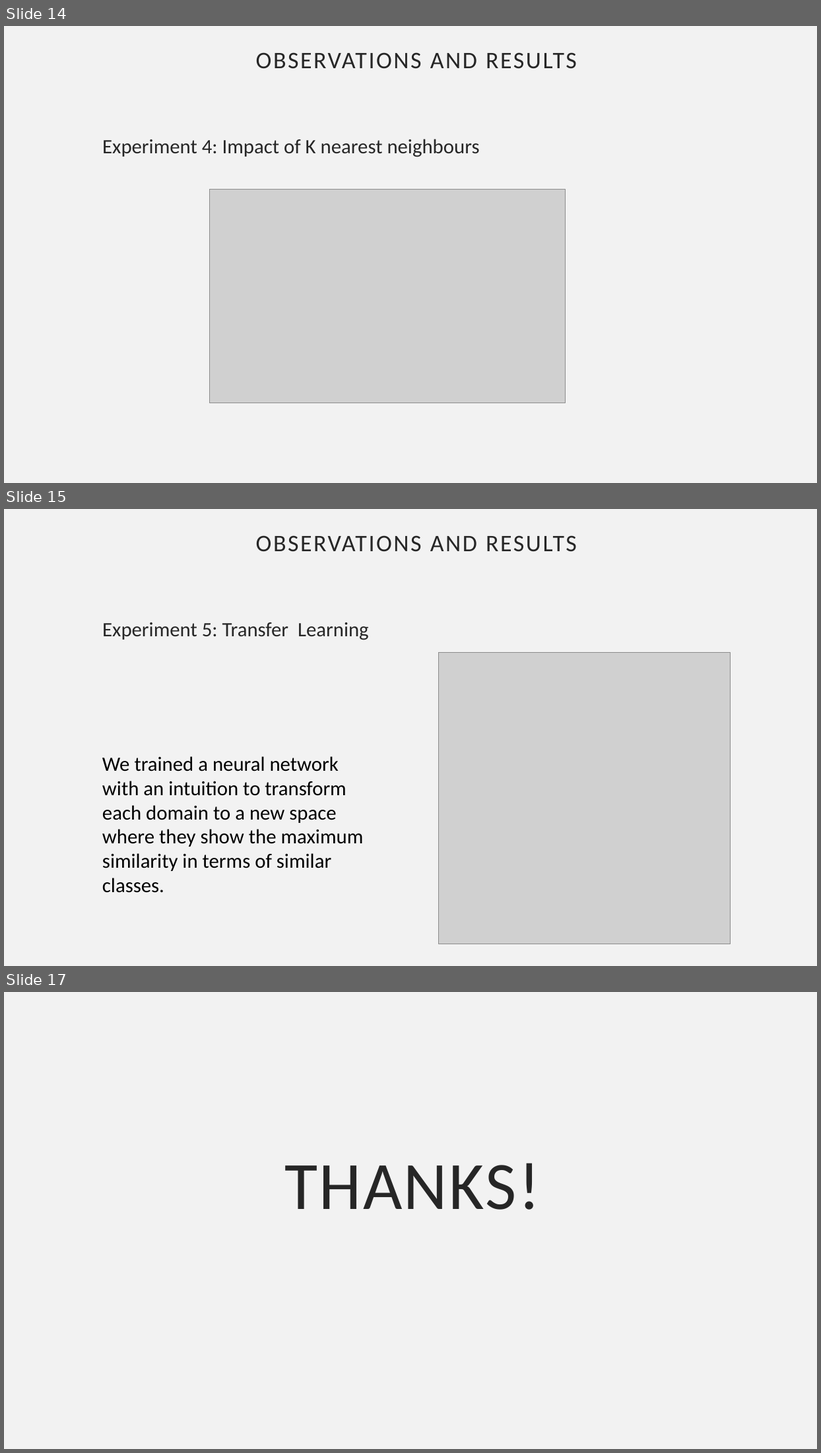
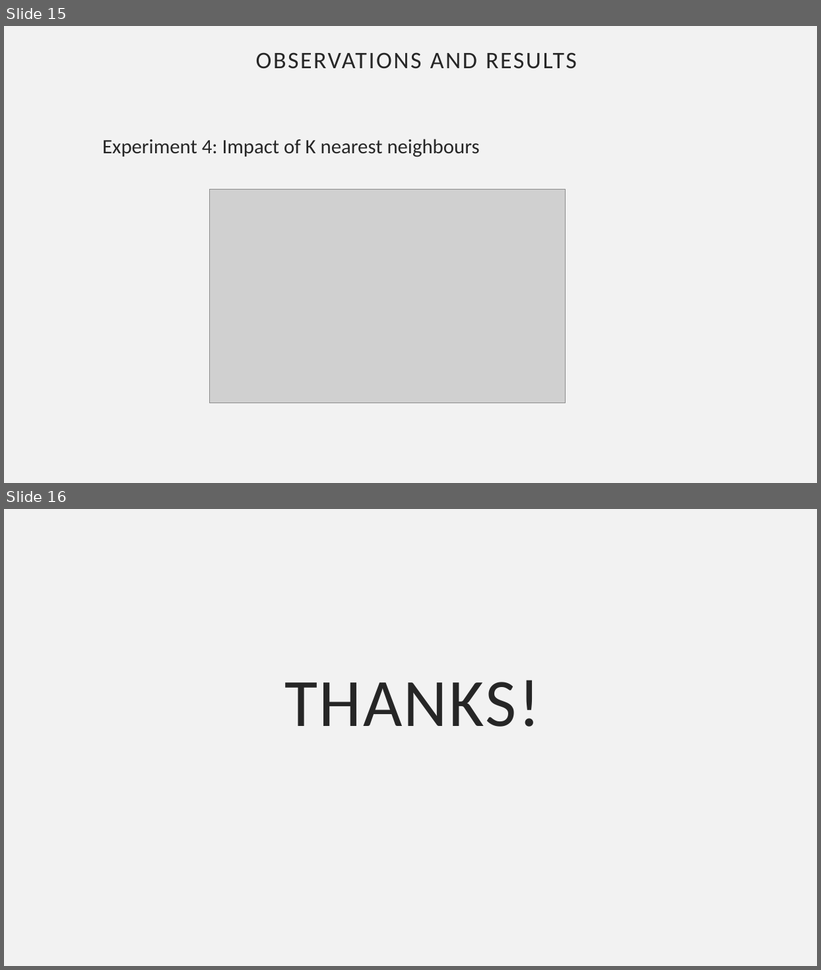
Before and after one commit to samrudh/ARC-t-paper-implementation, a slide deck: presentation.pptx. Shown one above the other, each under a label of ours: slides 14, 15 and 17 before the commit, slides 15 and 16 after it; the slides between them are not shown. The pictures are 821x1453 and 821x970 pixels, drawn with LibreOffice and Linux fonts; fonts in the diff are those of the drawing; grey boxes stand for pictures. Boxes give left, top, right and bottom in pixels: in the first picture for what was removed or moved away, otherwise in the second. Text is boxed around its words. In the diff, an @@ line names an element or a change of style, - is before the commit and + after.

```diff
--- a/presentation.pptx
+++ b/presentation.pptx
@@ slide 15 removed at [4,509,817,966], background #F2F2F2 @@
@@ title removed at [256,535,577,552] @@
-OBSERVATIONS AND RESULTS
@@ text removed at [102,623,369,640] @@
-Experiment 5: Transfer Learning
@@ picture removed at [438,652,731,945] @@
@@ text removed at [102,757,364,893] @@
-We trained a neural network with an intuition to transform each domain to a new space where they show the maximum similarity in terms of similar classes.
@@ what was slide 14 is now slide 15 @@
@@ what was slide 17 is now slide 16 @@
```
Also in this commit, not shown: 1 slide changed, 1 slide added, 1 other slide removed.
